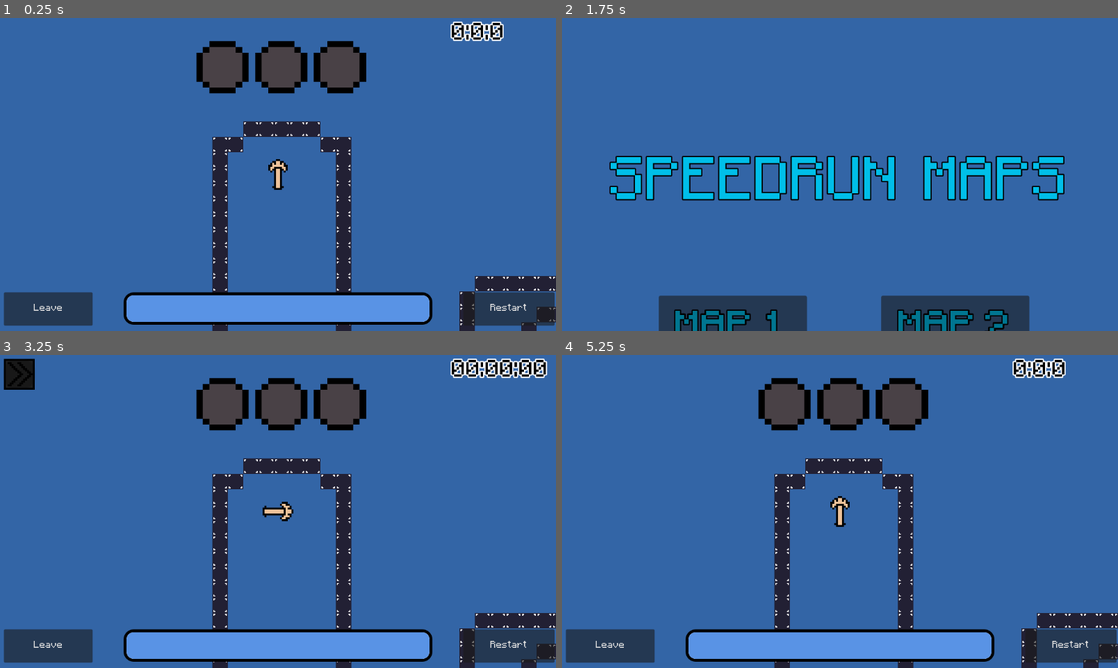
Above: before the commit, frames 1-4 (two rows, left to right).
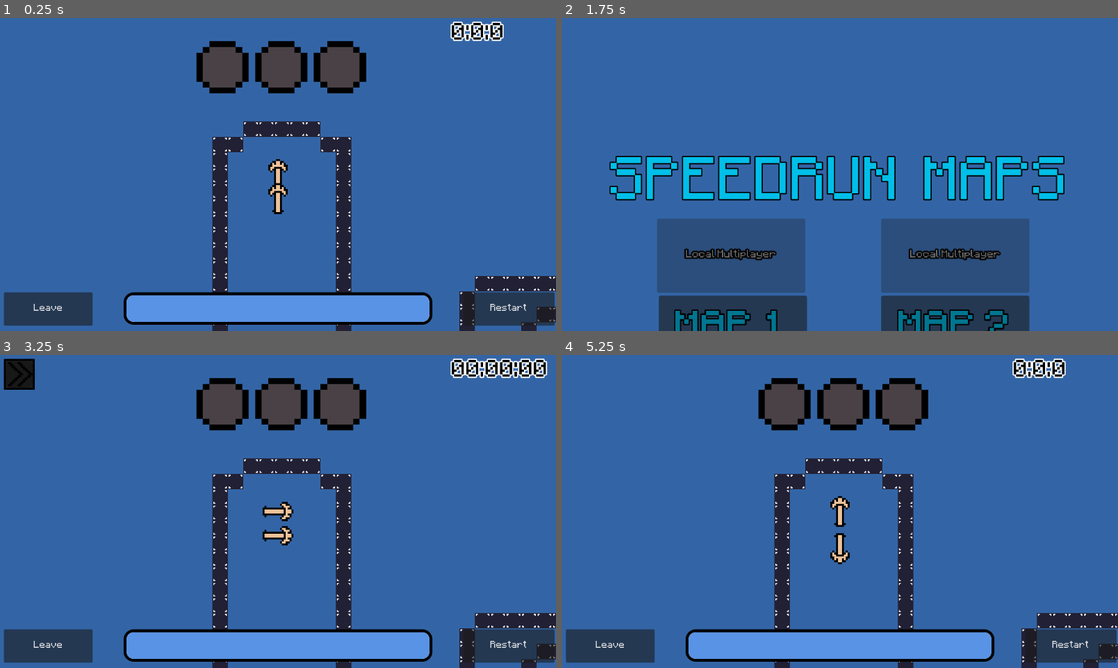
Above: after the commit, the same moments.

Repository: johntheman54321/Pixel-Game-Jam-2024
Game: Godot game, scene res://Scenes/Maps/Map 1/map_1.tscn
Two runs of this game, one before a commit and one after it. Both use one fixed random seed, a clock stepped at 60 frames per second and the inputs below. This scene is started directly instead of the project's main scene.
Inputs (mouse positions are in pixels of both pictures, inside the frame that each line leads up to):
- Up to frame 1 (0.25 s): no input
- Up to frame 2 (1.75 s): click "Restart" at 0.5 s; click "Leave" at 1.25 s
- Up to frame 3 (3.25 s): click "MAP 1" at 2 s; move the mouse to (400, 495) at 2.77 s; hold Right (ui_right) from 2.78 s (still down); hold R from 2.78 s (still down)
- Up to frame 4 (5.25 s): release Right (ui_right) at 3.5 s; release R at 3.5 s; click "Restart" at 3.5 s; click "Restart" at 4.25 s; tap Enter at 5 s; move the mouse to (728, 527) at 5.02 s; hold Down (ui_down) from 5.03 s (still down); tap R at 5.1 s

The runs differ from the first frame. In frame 1, 0.2% of the frame differs, in the area x 48-52%, y 52-63%; in frame 2, 13%, in the area x 17-84%, y 64-88%; in frame 3, 0.2%; in frame 4, 0.2%.

Commit message:
Working on local multiplayer

Diff:
--- a/Scenes/Maps/Map 1/map_1.tscn
+++ b/Scenes/Maps/Map 1/map_1.tscn
@@ -376,6 +376,16 @@
 position = Vector2(10759, 141)
 scale = Vector2(0.6, 0.6)
 
+[node name="LocalPlayer" parent="." node_paths=PackedStringArray("playerTimer") instance=ExtResource("1_euj3i")]
+position = Vector2(200, 0)
+scale = Vector2(4, 4)
+slide_on_ceiling = false
+floor_block_on_wall = false
+initial_pos = Vector2(200, -50)
+playerTimer = NodePath("../Player/Timer")
+camera_zoom = Vector2(1, 1)
+secondPlayer = true
+
 [connection signal="pressed" from="CanvasLayer/Button" to="." method="restart_game"]
 [connection signal="pressed" from="CanvasLayer/Leave" to="." method="_on_button_2_pressed"]
 [connection signal="timeout" from="Timer" to="Timer" method="_on_timeout"]
--- a/Scenes/Maps/map_script.gd
+++ b/Scenes/Maps/map_script.gd
@@ -6,6 +6,10 @@
 @onready var speed_ui = $CanvasLayer/SpeedTimer
 @export var animation_player : AnimationPlayer
 @export var current_map : int
+
+func _ready():
+	if Global.localMultiplayer:
+		$LocalPlayer.visible = true
 
 func _process(delta):
 	if speedtimer.time_left != 0:
--- a/Scenes/Player/Player.gd
+++ b/Scenes/Player/Player.gd
@@ -12,10 +12,14 @@
 @export var camera_zoom : Vector2
 var moving = true
 var dir : Vector2
+@export var secondPlayer = false
 
 func _ready():
 	if player_spawn:
 		self.position = initial_pos
+	if secondPlayer:
+		$Camera2D.enabled = false
+
 	$Camera2D.zoom = camera_zoom
 
 func _physics_process(delta):
--- a/Scenes/map_selection/map_selection.gd
+++ b/Scenes/map_selection/map_selection.gd
@@ -10,11 +10,10 @@
 	if Global.map2_highscore != 0:
 		$Control/Map2/Highscore.text = "Highscore
 		" + Global.map2_highscore_text
-func play_fade_out(map_switch):
+func play_fade_out(map_switch, localMultiplayer = false):
 	animation_player.play("Back")
 	await get_tree().create_timer($AnimationPlayer.current_animation_length).timeout
 	get_tree().change_scene_to_file("res://Scenes/Maps/Map " + str(map_switch) + "/map_" + str(map_switch) + ".tscn")
-
 
 func _on_map_1_pressed():
 	play_fade_out(1)
@@ -34,3 +33,8 @@
 
 func _on_close_pressed():
 	$Leaderboard.hide()
+
+
+func _on_local_multiplayer_pressed():
+	Global.localMultiplayer = true
+	play_fade_out(1)
--- a/Scenes/map_selection/map_selection.tscn
+++ b/Scenes/map_selection/map_selection.tscn
@@ -172,6 +172,23 @@
 theme_override_font_sizes/font_size = 40
 metadata/_edit_use_anchors_ = true
 
+[node name="Local Multiplayer" type="Button" parent="Control/Map1"]
+layout_mode = 1
+anchors_preset = -1
+anchor_top = -0.40625
+anchor_right = -0.0117187
+anchor_bottom = -1.03906
+offset_right = 256.0
+offset_bottom = 128.0
+theme_override_colors/font_color = Color(0, 0.462745, 0.568627, 1)
+theme_override_colors/font_outline_color = Color(0, 0, 0, 1)
+theme_override_constants/outline_size = 10
+theme_override_fonts/font = ExtResource("1_ogesc")
+theme_override_font_sizes/font_size = 15
+disabled = true
+text = "Local Multiplayer"
+metadata/_edit_use_anchors_ = true
+
 [node name="Map2" type="Button" parent="Control"]
 layout_mode = 0
 offset_left = 550.667
@@ -184,6 +201,25 @@
 theme_override_fonts/font = ExtResource("1_ogesc")
 theme_override_font_sizes/font_size = 60
 text = "MAP 2"
+metadata/_edit_use_anchors_ = true
+
+[node name="Local Multiplayer2" type="Button" parent="Control/Map2"]
+layout_mode = 1
+anchors_preset = -1
+anchor_left = 1.51172
+anchor_top = -0.40625
+anchor_right = 1.5
+anchor_bottom = -1.03906
+offset_left = -384.0
+offset_right = -128.0
+offset_bottom = 128.0
+theme_override_colors/font_color = Color(0, 0.462745, 0.568627, 1)
+theme_override_colors/font_outline_color = Color(0, 0, 0, 1)
+theme_override_constants/outline_size = 10
+theme_override_fonts/font = ExtResource("1_ogesc")
+theme_override_font_sizes/font_size = 15
+disabled = true
+text = "Local Multiplayer"
 metadata/_edit_use_anchors_ = true
 
 [node name="Highscore" type="Label" parent="Control/Map2"]
@@ -242,8 +278,10 @@
 text = "CLOSE"
 
 [connection signal="pressed" from="Control/Map1" to="." method="_on_map_1_pressed"]
+[connection signal="pressed" from="Control/Map1/Local Multiplayer" to="." method="_on_local_multiplayer_pressed"]
+[connection signal="pressed" from="Control/Map2" to="." method="play_fade_out"]
 [connection signal="pressed" from="Control/Map2" to="." method="_on_map_2_pressed"]
-[connection signal="pressed" from="Control/Map2" to="." method="play_fade_out"]
+[connection signal="pressed" from="Control/Map2/Local Multiplayer2" to="." method="_on_map_1_pressed"]
 [connection signal="pressed" from="Control/Back" to="." method="_on_back_pressed"]
 [connection signal="pressed" from="Control/Leaderboard" to="." method="_on_leaderboard_pressed"]
 [connection signal="pressed" from="Leaderboard/LeaderboardUI/Button" to="." method="_on_close_pressed"]
--- a/global.gd
+++ b/global.gd
@@ -7,6 +7,4 @@
 var map3_highscore : float = 0
 var map3_highscore_text : String
 var player_name = ""
-
-func _ready():
-	pass
+var localMultiplayer = false
